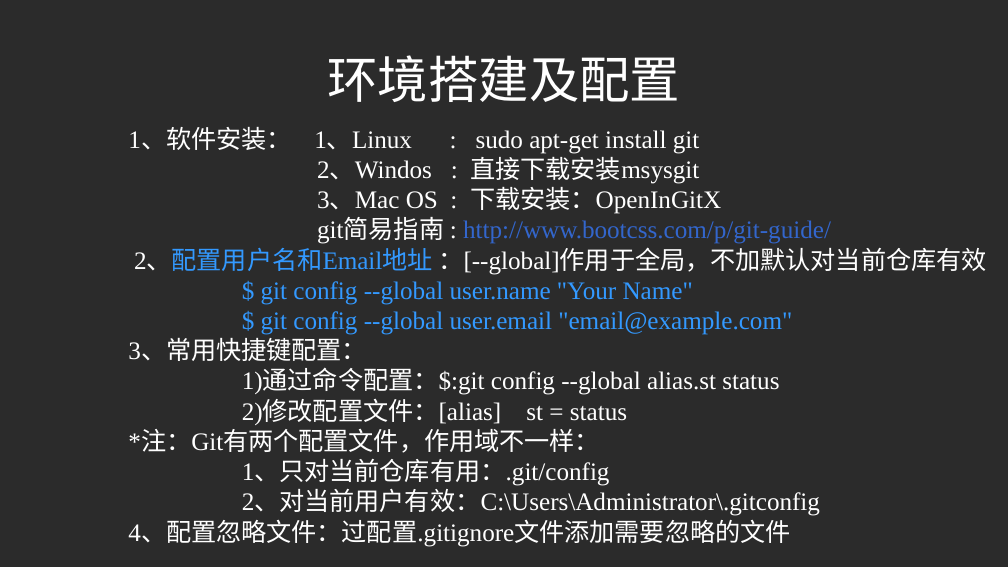
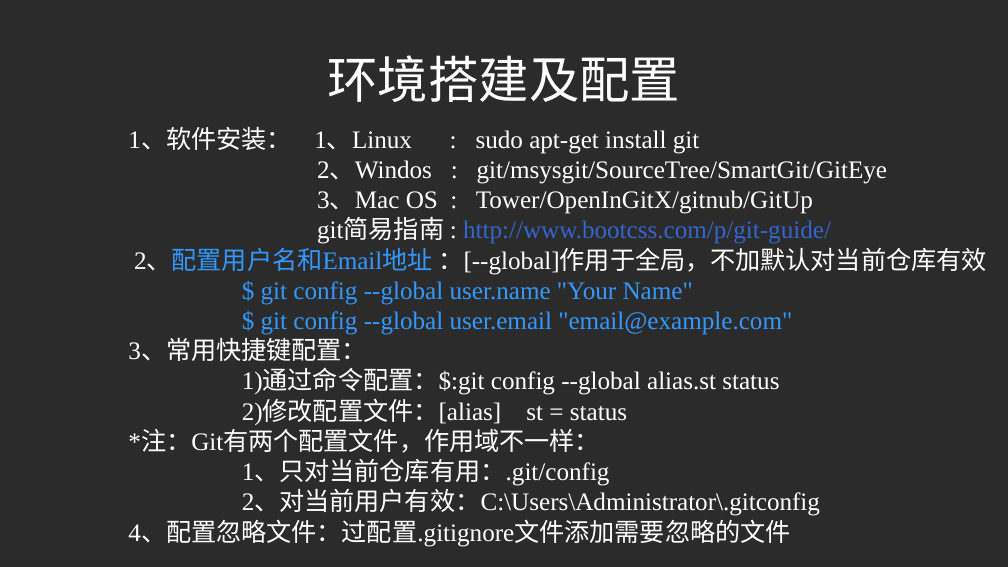
Before and after one commit to liuchangfa/workplace, a slide deck: slide 4 of training/Git/Git.ppt. Drawn at 1008x567 pixels with LibreOffice and Linux fonts; fonts in the diff are those of the drawing; background and template pictures are left out; a plain dark background stands for a picture behind light text. Boxes give left, top, right and bottom in pixels: in the first picture for what was removed or moved away, otherwise in the second. Text is boxed around its words. In the diff, an @@ line names an element or a change of style, - is before the commit and + after.

```diff
--- a/training/Git/Git.ppt
+++ b/training/Git/Git.ppt
@@ text at [317,160,887,214]: text changed @@
-2、Windos : 直接下载安装msysgit
-3、Mac OS : 下载安装：OpenInGitX
+2、Windos : git/msysgit/SourceTree/SmartGit/GitEye
+3、Mac OS : Tower/OpenInGitX/gitnub/GitUp
```
Also in this commit, not shown: 2 other slides changed, 2 other files.
